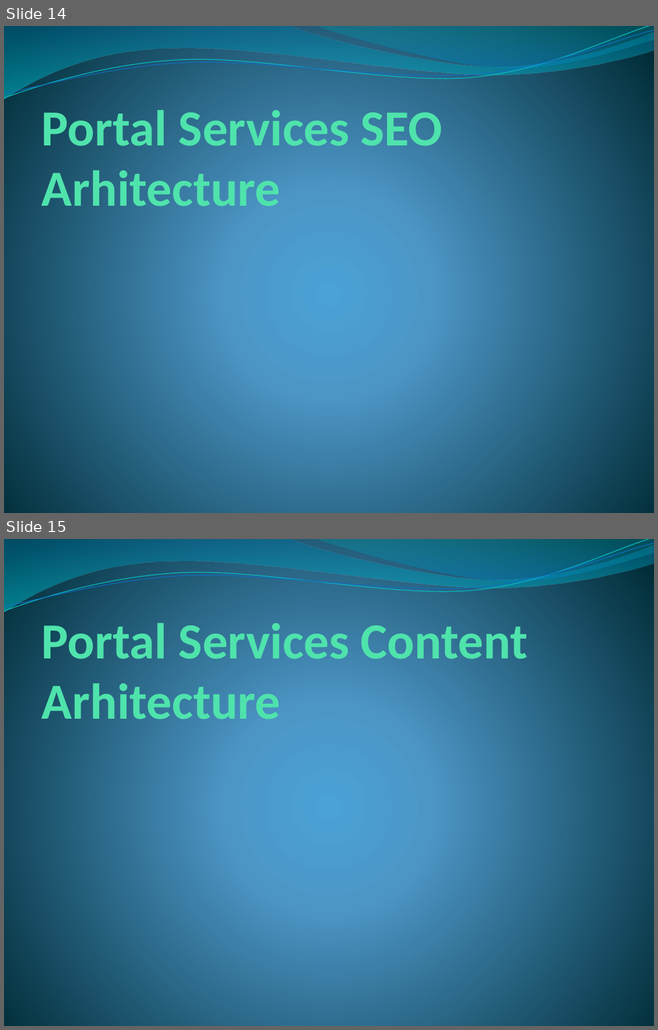
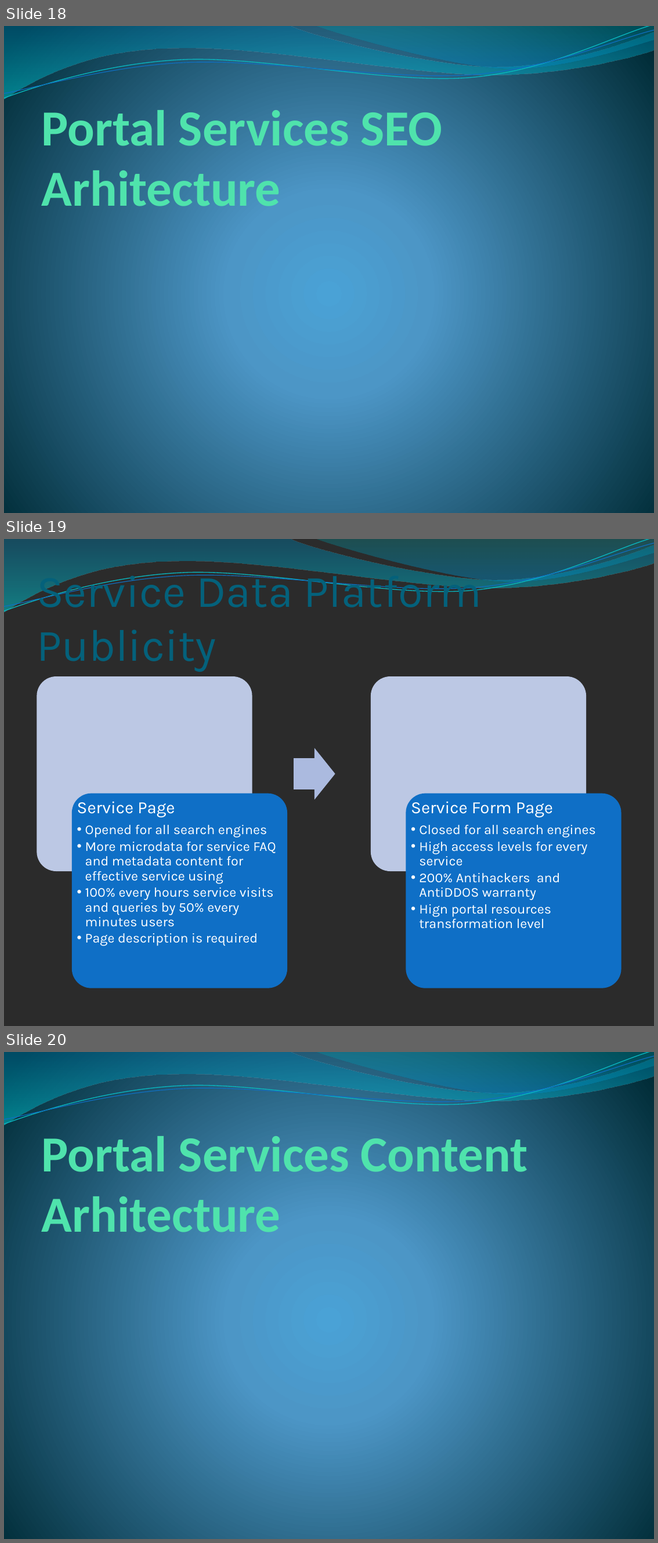
Before and after one commit to Serzol64/investportalAplex, a slide deck: PortalServices.pptx. Shown one above the other, each under a label of ours: slides 14 and 15 before the commit, slides 18, 19 and 20 after it. The pictures are 658x1030 and 658x1543 pixels, drawn with LibreOffice and Linux fonts; fonts in the diff are those of the drawing; background and template pictures are left out; a plain dark background stands for a picture behind light text. Boxes give left, top, right and bottom in pixels: in the first picture for what was removed or moved away, otherwise in the second. Text is boxed around its words. In the diff, an @@ line names an element or a change of style, - is before the commit and + after.

Commit message:
Portal Services Data Platform Start

```diff
--- a/PortalServices.pptx
+++ b/PortalServices.pptx
@@ slide 19 added at <box>4,539,654,1026</box>, background picture (left out); not listed: 4 template elements that a slide beside it also shows @@
@@ title added at <box>36,566,481,607</box>, 50 pt, text #04617B @@
+Service Data Platform Publicity
@@ group added at <box>36,676,621,988</box>: 4 rounded rectangles, 2 texts, 1 right arrow @@
+Service Page
+  •• Opened for all search engines
+  •• More microdata for service FAQ and metadata content for effective service using
+  •• 100% every hours service visits and queries by 50% every minutes users
+  •• Page description is required
+Service Form Page
+  •• Closed for all search engines
+  •• High access levels for every service
+  •• 200% Antihackers and AntiDDOS warranty
+  •• Hign portal resources transformation level
@@ what was slide 14 is now slide 18 @@
@@ what was slide 15 is now slide 20 @@
```
Also in this commit, not shown: 6 other slides added, 2 other files.
